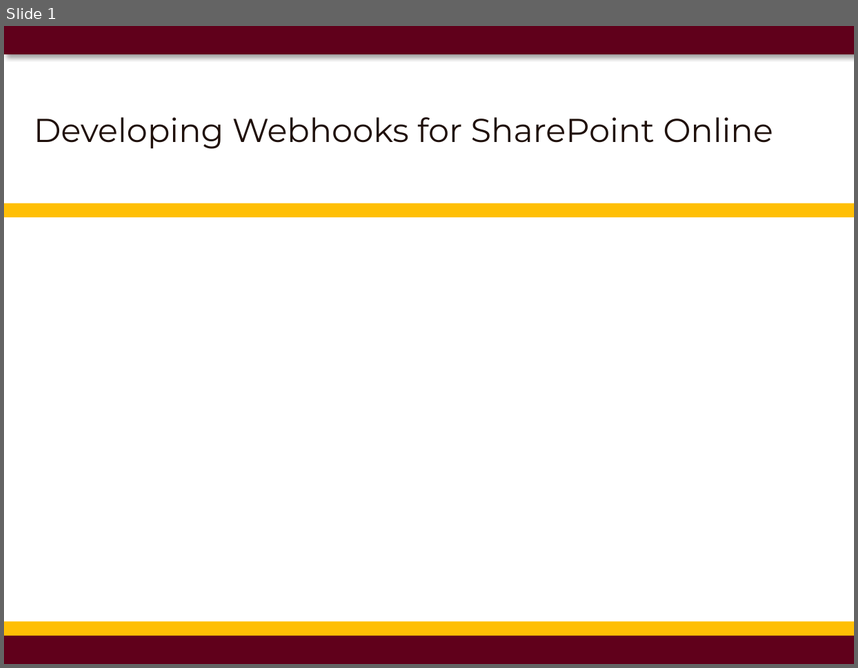
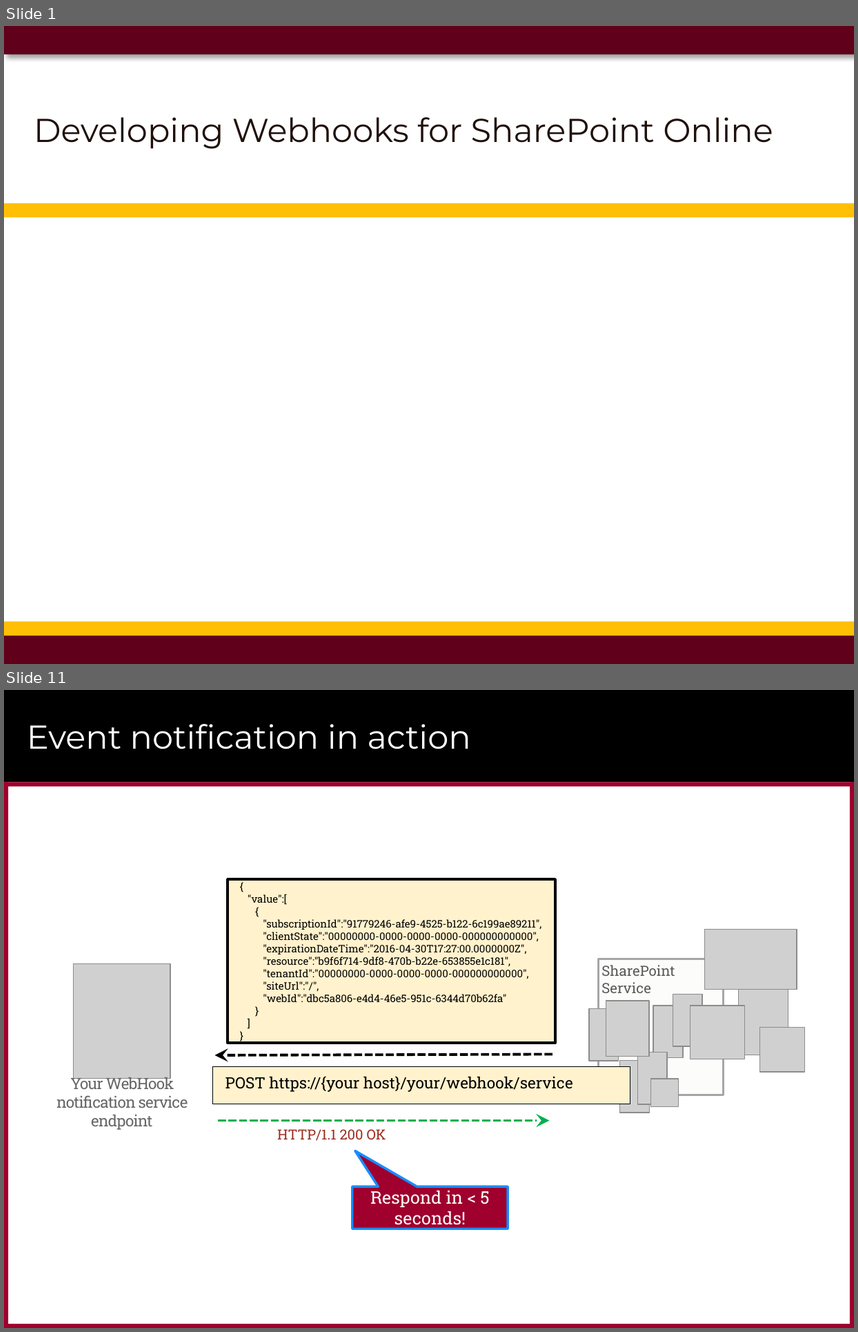
Before and after one commit to CriticalPathTraining/MSD365_Courseware, a slide deck: 12 WebHooks.pptx. Shown one above the other, each under a label of ours: slide 1 before the commit, slides 1 and 11 after it; the slides between them are not shown. The pictures are 858x668 and 858x1332 pixels, drawn with LibreOffice and Linux fonts; fonts in the diff are those of the drawing; grey boxes stand for pictures; background and template pictures are left out. Boxes give left, top, right and bottom in pixels: in the first picture for what was removed or moved away, otherwise in the second. Text is boxed around its words. In the diff, an @@ line names an element or a change of style, - is before the commit and + after.

```diff
--- a/12 WebHooks.pptx
+++ b/12 WebHooks.pptx
@@ slide 11 added at (4, 690, 854, 1328), background #FFFFFF @@
@@ rectangle added at (4, 690, 854, 782), fill #000000 @@
@@ title added at (27, 724, 471, 749), 28 pt, text #FFFFFF @@
+Event notification in action
@@ rectangle added at (4, 782, 854, 786), fill #9F002D @@
@@ rectangle added at (4, 782, 8, 1328), fill #9F002D @@
@@ rectangle added at (850, 782, 854, 1328), fill #9F002D @@
@@ rectangle added at (228, 879, 556, 1043), fill #FFF2CD, outline #000000 2 pt, 8.8 pt, text #000000 @@
+{
+"value":[
+{
+"subscriptionId":"91779246-afe9-4525-b122-6c199ae89211",
+"clientState":"00000000-0000-0000-0000-000000000000",
+"expirationDateTime":"2016-04-30T17:27:00.0000000Z",
+"resource":"b9f6f714-9df8-470b-b22e-653855e1c181",
+"tenantId":"00000000-0000-0000-0000-000000000000",
+"siteUrl":"/",
+"webId":"dbc5a806-e4d4-46e5-951c-6344d70b62fa"
+}
+]
+}
@@ group added at (589, 929, 805, 1112): 11 pictures, 1 rectangle @@
+SharePoint
+Service
@@ picture added at (74, 964, 170, 1078) @@
@@ arrow added from (553, 1054) to (215, 1055), #000000 2.25 pt dashed @@
@@ text added at (56, 1075, 188, 1130), 13.2 pt, text #666666 @@
+Your WebHook notification service endpoint
@@ rectangle added at (213, 1067, 631, 1104), fill #FFF2CD, outline #000000 0.75 pt, 13.2 pt, text #000000 @@
+POST https://{your host}/your/webhook/service
@@ arrow added from (218, 1120) to (550, 1120), #00B050 2.25 pt dashed @@
@@ text added at (277, 1129, 386, 1141), 11.8 pt, text #9B2D1F @@
+HTTP/1.1 200 OK
@@ speech box added at (352, 1186, 508, 1229), fill #9F002D, outline #198CFF 2 pt, 14.7 pt, text #FFFFFF @@
+Respond in < 5 seconds!
@@ rectangle added at (805, 1283, 838, 1314), fill #FFFFFF at 75% opacity @@
@@ rectangle added at (4, 1323, 854, 1328), fill #9F002D @@
```
Also in this commit, not shown: 21 other slides added, 1 slide removed, 10 other files.
